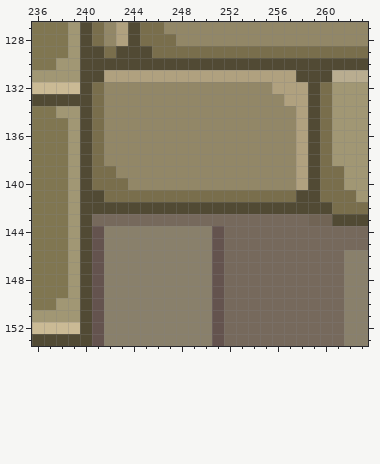
One commit to this pixel-art file: assets/02_architecture/03_brewery/fullScene.aseprite. The picture above was drawn from the file before the commit.
480x270 pixels, 1 frame. Colours within 5 levels of each other are drawn and written as one. Shown: x 236..263, y 127..153. The commit also changed other parts of the picture, which this record leaves out.
After:
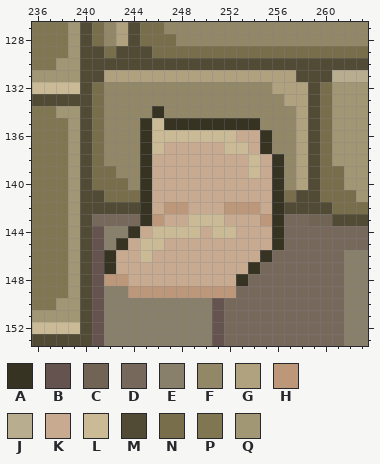
Palette (. is transparent): A #363322  B #64534e  C #716455  D #76695c  E #89806b  F #928767  G #b0a17f  H #bc9779  J #b9ad90  K #c8aa91  L #caba95  M #514a34  N #796e4c  P #807651  Q #a19774
The exact change:
layer "Layer 1 #2" added
Layer "Layer 1 #2":
Colour A replaces colour D in row 143 at x 245 and 256; in rows 144 to 145 at x 256; in row 146 at x 255; in row 147 at x 254; in row 148 at x 253.
Colour A replaces colour E in row 144 at x 244; in row 145 at x 243; in rows 146 to 147 at x 242.
Colour A replaces colour F in row 134 at x 246; in row 135 at x 245 and 247 to 254; in rows 136 to 137 at x 245 and 255; in rows 138 to 140 at x 245 and 256.
Colour A replaces colour M in row 142 at x 245 and 256.
Colour A replaces colour N in row 141 at x 245 and 256.
Colour H replaces colour B in row 149 at x 251.
Colour H replaces colour D in row 143 at x 246 and 255; in row 149 at x 252.
Colour H replaces colour E in row 148 at x 242 to 243; in row 149 at x 244 to 250.
Colour H replaces colour M in row 142 at x 247 to 248 and 252 to 254.
Colour K replaces colour B in rows 145 to 148 at x 251.
Colour K replaces colour D in row 143 at x 247 to 248 and 252 to 254; in row 144 at x 253 to 255; in row 145 at x 252 to 255; in row 146 at x 252 to 254; in row 147 at x 252 to 253; in row 148 at x 252.
Colour K replaces colour E in row 144 at x 245 and 250; in row 145 at x 244 and 247 to 250; in row 146 at x 243 to 244 and 246 to 250; in row 147 at x 243 to 250; in row 148 at x 244 to 250.
Colour K replaces colour F in row 136 at x 253 to 254; in row 137 at x 247 to 251 and 254; in rows 138 to 139 at x 246 to 253 and 255; in row 140 at x 246 to 255.
Colour K replaces colour M in row 142 at x 246, 249 to 251 and 255.
Colour K replaces colour N in row 141 at x 246 to 255.
Colour L replaces colour B in row 144 at x 251.
Colour L replaces colour D in row 143 at x 249 to 251; in row 144 at x 252.
Colour L replaces colour E in row 144 at x 246 to 249; in row 145 at x 245 to 246; in row 146 at x 245.
Colour L replaces colour F in row 135 at x 246; in row 136 at x 246 to 252; in row 137 at x 246 and 252 to 253; in rows 138 to 139 at x 254.
